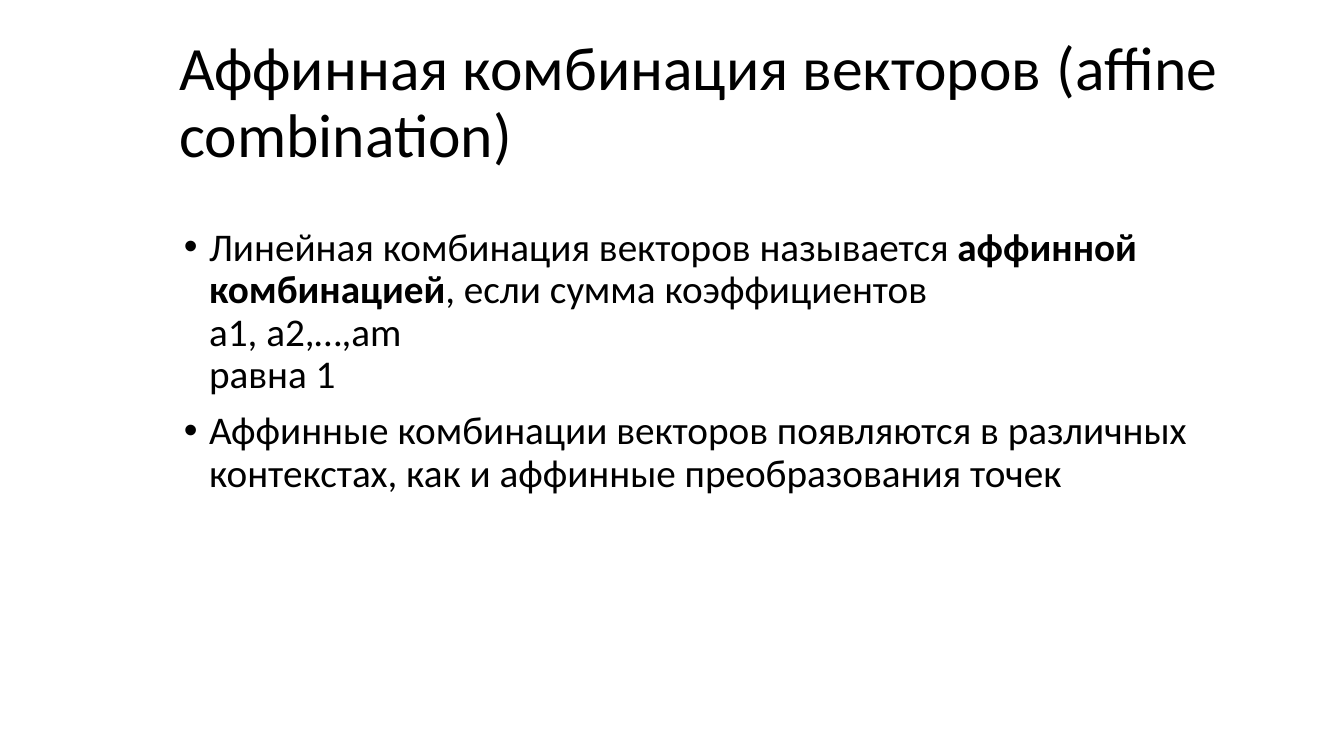
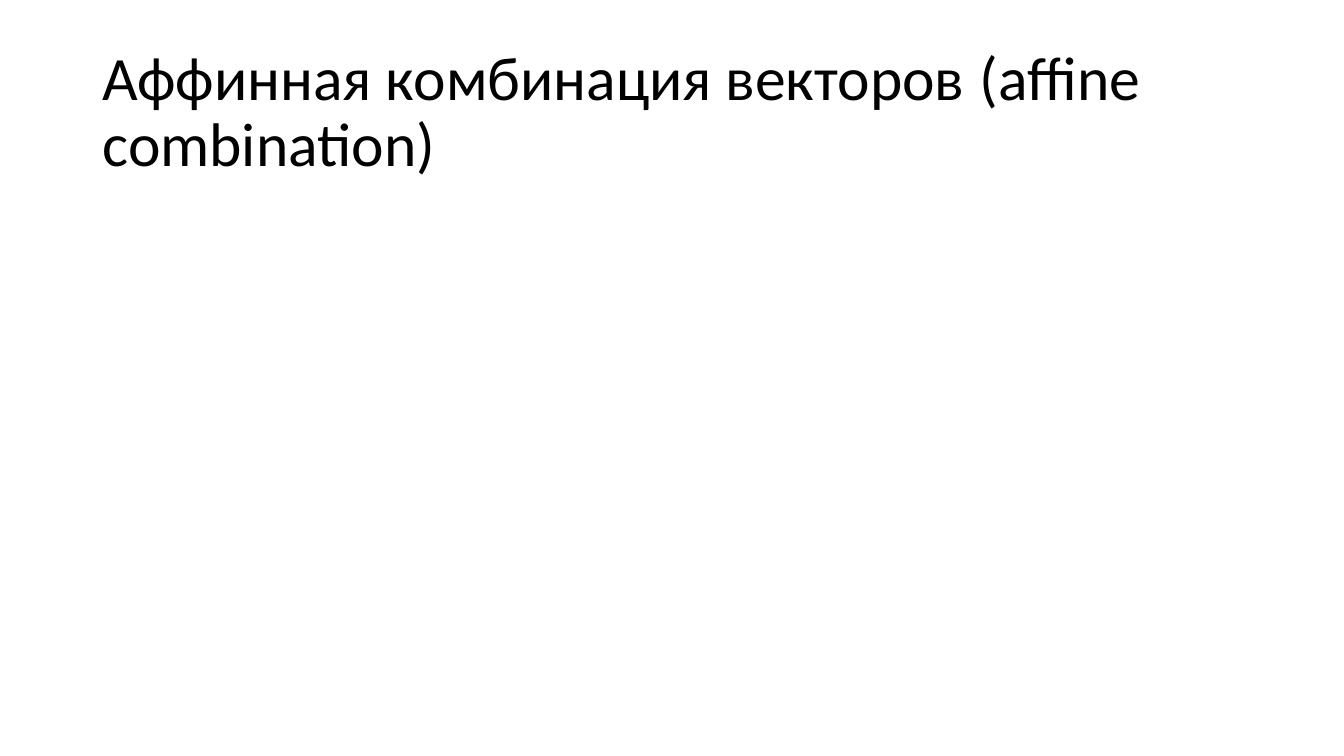
Before and after one commit to alexey-malov/cg-course, a slide deck: slide 22 of lectures/04 - Векторный анализ, трансформации и матрицы.pptx (slide 24 before the commit). Drawn at 1344x756 pixels with LibreOffice and Linux fonts; fonts in the diff are those of the drawing; grey boxes stand for pictures. Boxes give left, top, right and bottom in pixels: in the first picture for what was removed or moved away, otherwise in the second. Text is boxed around its words. In the diff, an @@ line names an element or a change of style, - is before the commit and + after.

```diff
--- a/lectures/04 - Векторный анализ, трансформации и матрицы.pptx
+++ b/lectures/04 - Векторный анализ, трансформации и матрицы.pptx
@@ title "Аффинная комбинация векторов (affine combination)" moved from (x1=179, y1=45, x2=1217, y2=166) to (x1=102, y1=55, x2=1141, y2=175) @@
@@ text removed at (x1=209, y1=234, x2=1187, y2=494) @@
-• Линейная комбинация векторов называется аффинной комбинацией, если сумма коэффициентов
-  a1, a2,…,am
-  равна 1
-• Аффинные комбинации векторов появляются в различных контекстах, как и аффинные преобразования точек
```
Also in this commit, not shown: 26 other slides changed, 1 slide added, 4 slides removed, 31 other files.
